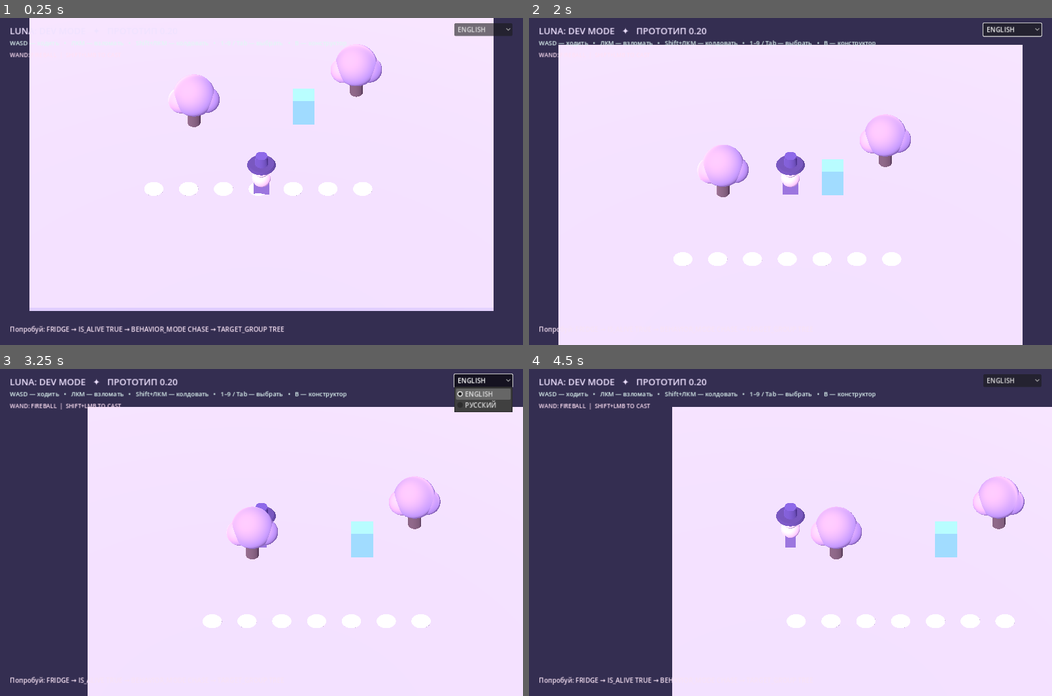
Above: before the commit, frames 1-4 (two rows, left to right).
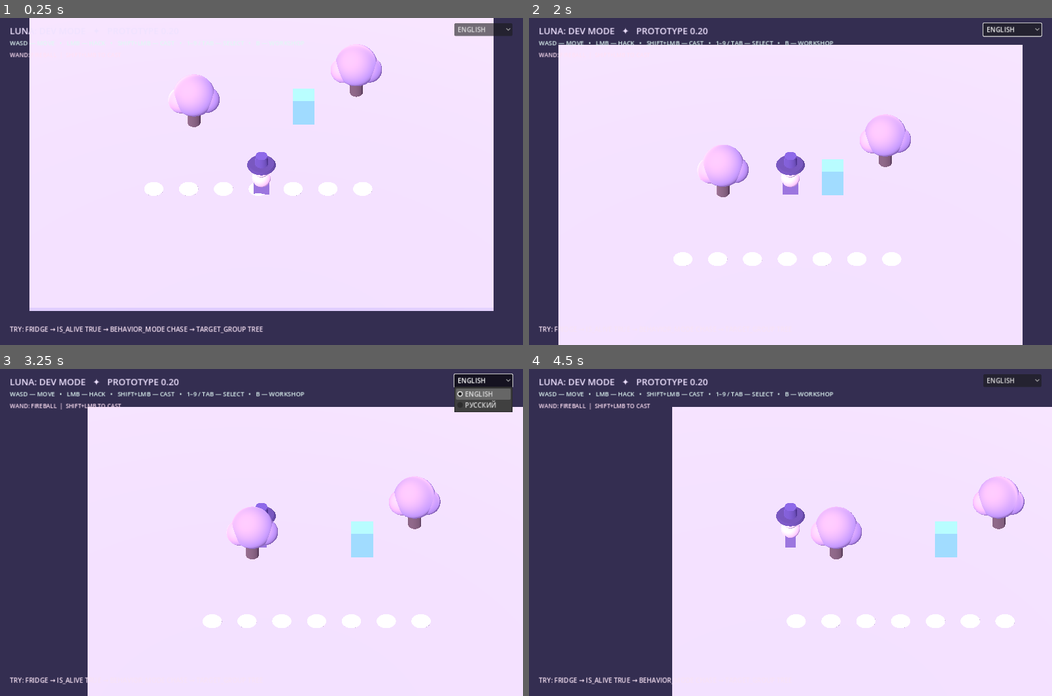
Above: after the commit, the same moments.

Repository: 0ri-space-cat/luna-dev-mode
Game: Godot game, scene res://scenes/main.tscn
The game is run twice, just before and just after one commit, with the same random seed, the same clock (stepped at 60 frames per second) and the same inputs.
Inputs (mouse positions are in pixels of both pictures, inside the frame that each line leads up to):
- Up to frame 1 (0.25 s): no input
- Up to frame 2 (2 s): click "ENGLISH" at 0.5 s; tap Enter at 1.25 s; move the mouse to (764, 246) at 1.27 s; hold W (move_forward) from 1.28 s (still down); tap 1 at 1.35 s; click (764, 246) at 1.42 s
- Up to frame 3 (3.25 s): release W (move_forward) at 2 s; drag from (418, 581) to (235, 597) at 2.02 s; tap Space at 2.75 s; move the mouse to (104, 483) at 2.77 s; hold A (move_left) from 2.78 s (still down); tap Tab at 2.85 s
- Up to frame 4 (4.5 s): release A (move_left) at 3.5 s; drag from (816, 532) to (633, 483) at 3.52 s; click "✓ DONE [ESC]" at 4.25 s

The runs differ from the first frame. In frame 1, 0.6% of the frame differs, in the area x 1-55%, y 94-97%; in frame 2, 0.7%; in frame 3, 0.9%; in frame 4, 1.1%, in the area x 1-67%, y 3-97%.
Error before the commit: Invalid access to property or key 'delete_requested' on a base object of type 'PanelContainer (hack_editor.gd)'. (res://scripts/main.gd:544)

Commit message:
feat: expose reversible entity deletion through inspector command

Diff:
--- a/scripts/hack_editor.gd
+++ b/scripts/hack_editor.gd
@@ -3,6 +3,7 @@
 ## ParameterRegistry, and all edits go through CommandProcessor.
 signal closed
 signal duplicate_requested(entity: Node3D)
+signal delete_requested(entity: Node3D)
 
 const UiLanguage = preload("res://scripts/core/ui_language.gd")
 const TAB_IDS := [
@@ -26,6 +27,7 @@
 var tab_bar: TabBar
 var fields_container: VBoxContainer
 var duplicate_button: Button
+var delete_button: Button
 var close_button: Button
 var selected_tab := "GENERAL"
 
@@ -94,6 +96,9 @@
 	close_button.size_flags_horizontal = Control.SIZE_EXPAND_FILL
 	close_button.pressed.connect(func() -> void: closed.emit())
 	footer.add_child(close_button)
+	delete_button = Button.new()
+	delete_button.pressed.connect(_on_delete_pressed)
+	layout.add_child(delete_button)
 	refresh_language()
 	visible = false
 
@@ -123,6 +128,12 @@
 		)
 	if is_instance_valid(close_button):
 		close_button.text = ui_language.text("✓ DONE [ESC]", "✓ ГОТОВО [ESC]")
+	if is_instance_valid(delete_button):
+		delete_button.text = ui_language.text("× DELETE ENTITY", "× УДАЛИТЬ ОБЪЕКТ")
+		delete_button.tooltip_text = ui_language.text(
+			"Remove this entity from the world. You can undo it.",
+			"Удалить объект из мира. Действие можно отменить."
+		)
 	_update_identity()
 	_build_fields()
 	_sync_fields_from_target()
@@ -260,6 +271,11 @@
 		duplicate_requested.emit(target)
 
 
+func _on_delete_pressed() -> void:
+	if is_instance_valid(target):
+		delete_requested.emit(target)
+
+
 func _unhandled_input(event: InputEvent) -> void:
 	if not visible or not (event is InputEventKey) or not event.pressed or event.echo:
 		return
